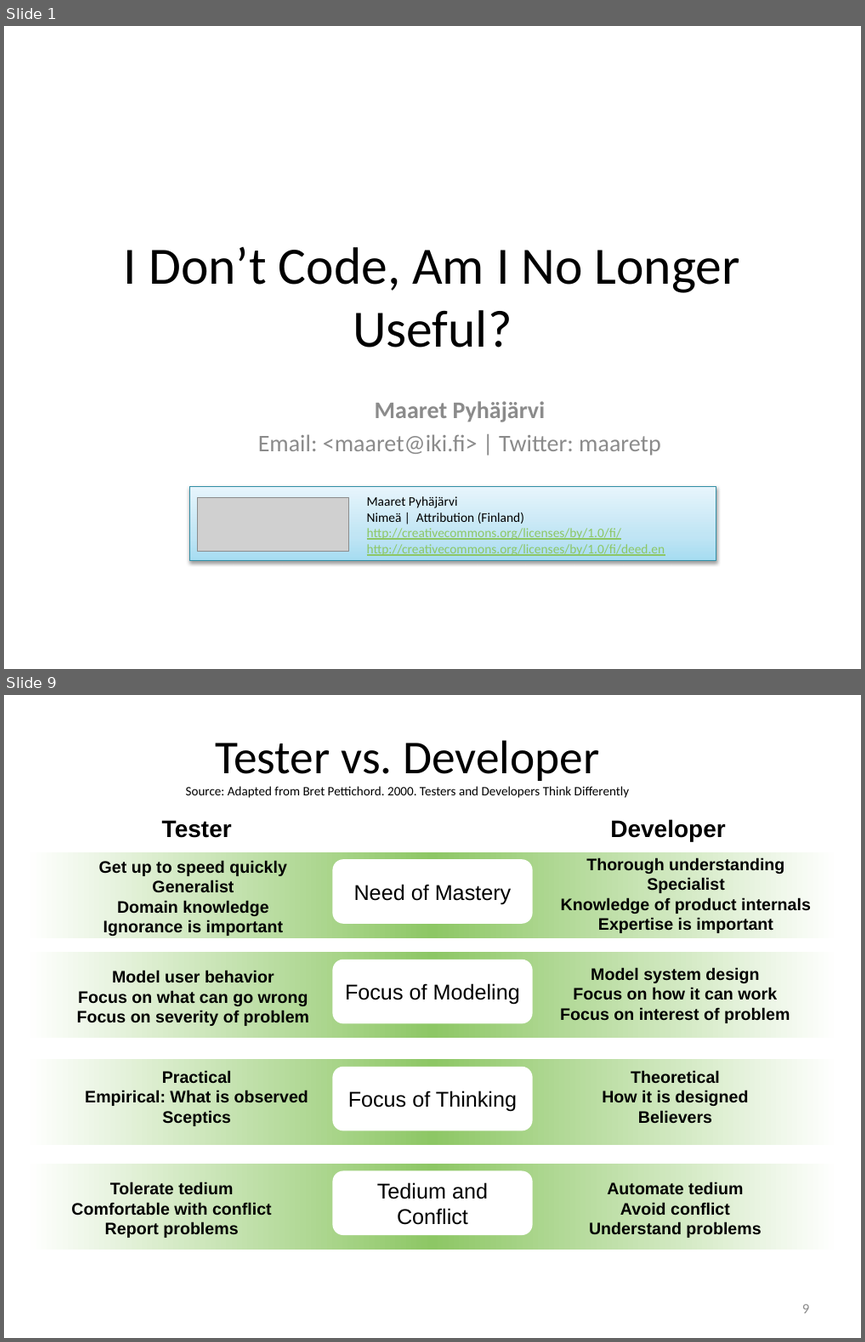
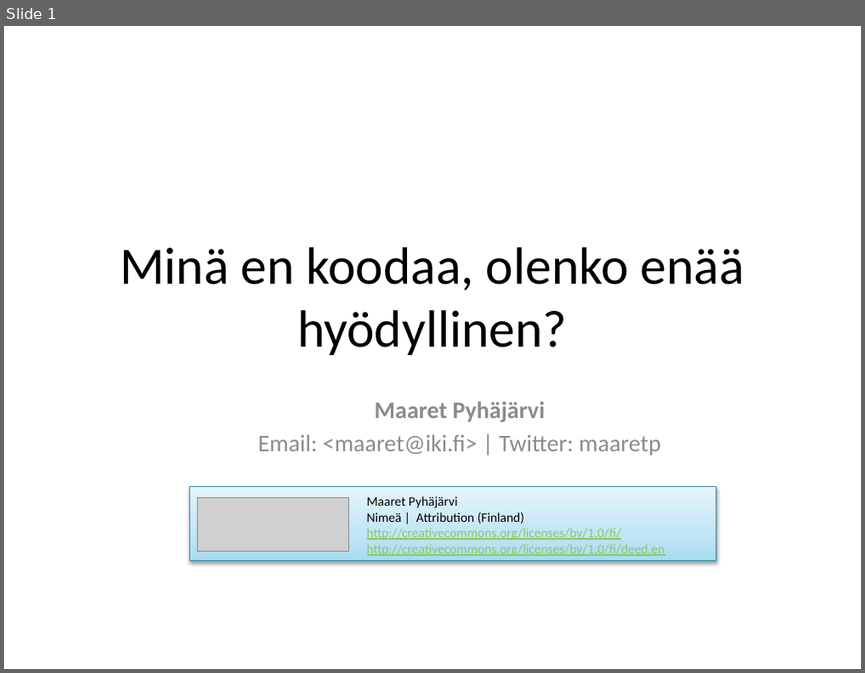
Before and after one commit to maaretp/IDoNotCodeTalk, a slide deck: IDon'tCode.pptx. Shown one above the other, each under a label of ours: slides 1 and 9 before the commit, slide 1 after it; the slides between them are not shown. The pictures are 865x1342 and 865x673 pixels, drawn with LibreOffice and Linux fonts; fonts in the diff are those of the drawing; grey boxes stand for pictures. Boxes give left, top, right and bottom in pixels: in the first picture for what was removed or moved away, otherwise in the second. Text is boxed around its words. In the diff, an @@ line names an element or a change of style, - is before the commit and + after.

```diff
--- a/IDon'tCode.pptx
+++ b/IDon'tCode.pptx
@@ slide 9 removed at [4,695,861,1338], background #FFFFFF @@
@@ title removed at [186,740,629,798] @@
-Tester vs. Developer
-Source: Adapted from Bret Pettichord. 2000. Testers and Developers Think Differently
@@ text removed at [162,820,232,838] @@
-Tester
@@ text removed at [610,819,725,841] @@
-Developer
@@ rectangle removed at [25,851,840,937] @@
@@ text removed at [99,860,287,936] @@
-Get up to speed quickly
-Generalist
-Domain knowledge
-Ignorance is important
@@ rounded rectangle removed at [332,860,532,924] @@
-Need of Mastery
@@ text removed at [561,857,811,933] @@
-Thorough understanding
-Specialist
-Knowledge of product internals
-Expertise is important
@@ rectangle removed at [25,952,840,1038] @@
@@ text removed at [77,970,309,1026] @@
-Model user behavior
-Focus on what can go wrong
-Focus on severity of problem
@@ rounded rectangle removed at [332,959,532,1023] @@
-Focus of Modeling
@@ text removed at [560,967,789,1023] @@
-Model system design
-Focus on how it can work
-Focus on interest of problem
@@ rectangle removed at [25,1059,840,1145] @@
@@ text removed at [85,1070,308,1126] @@
-Practical
-Empirical: What is observed
-Sceptics
@@ rounded rectangle removed at [332,1066,532,1130] @@
-Focus of Thinking
@@ text removed at [602,1070,748,1123] @@
-Theoretical
-How it is designed
-Believers
@@ rectangle removed at [25,1163,840,1249] @@
@@ rounded rectangle removed at [332,1170,532,1235] @@
-Tedium and Conflict
@@ text removed at [71,1181,272,1237] @@
-Tolerate tedium
-Comfortable with conflict
-Report problems
@@ text removed at [589,1181,760,1237] @@
-Automate tedium
-Avoid conflict
-Understand problems
@@ page number removed at [802,1304,809,1313] @@
-9
@@ slide 1 changed as well @@
@@ title at [120,247,744,355]: text changed @@
-I Don’t Code, Am I No Longer Useful?
+Minä en koodaa, olenko enää hyödyllinen?
```
Also in this commit, not shown: 3 other slides changed, 6 slides added, 5 other slides removed.
